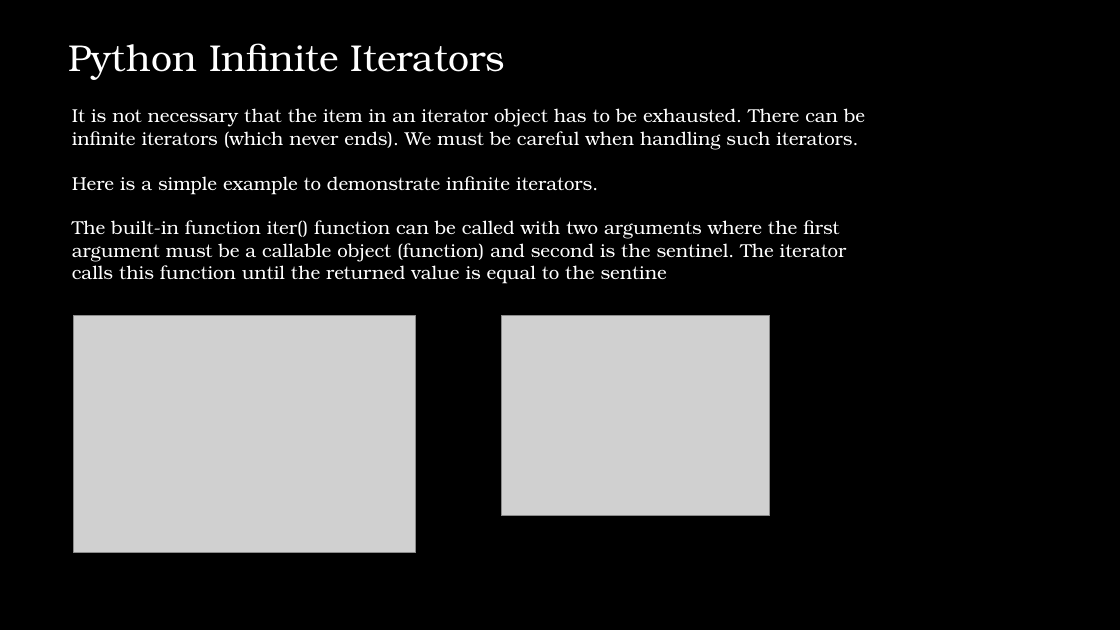
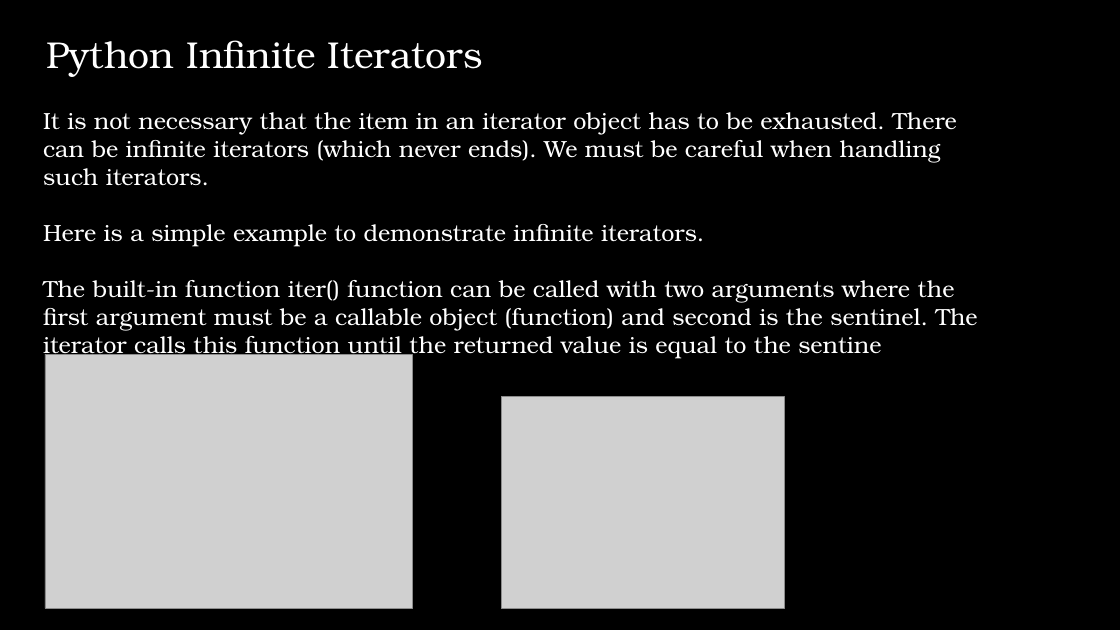
Before and after one commit to IlanSimchon/OOP_2023_Ariel, a slide deck: slide 29 of TA 6/advanced python.pptx. Drawn at 1120x630 pixels with LibreOffice and Linux fonts; fonts in the diff are those of the drawing; grey boxes stand for pictures; background and template pictures are left out. Boxes give left, top, right and bottom in pixels: in the first picture for what was removed or moved away, otherwise in the second. Text is boxed around its words. In the diff, an @@ line names an element or a change of style, - is before the commit and + after.

```diff
--- a/TA 6/advanced python.pptx
+++ b/TA 6/advanced python.pptx
@@ text "Python Infinite Iterators" moved from (x1=69, y1=43, x2=506, y2=80) to (x1=46, y1=40, x2=483, y2=77) @@
@@ text "It is not necessary that ..." moved from (x1=72, y1=108, x2=865, y2=284) to (x1=43, y1=112, x2=978, y2=359) @@
@@ text "It is not necessary that ..." at (x1=43, y1=112, x2=978, y2=359): size 16 to 20 pt @@
@@ picture resized from (x1=73, y1=316, x2=416, y2=553) to (x1=45, y1=355, x2=413, y2=609) @@
@@ picture resized from (x1=502, y1=315, x2=770, y2=516) to (x1=502, y1=397, x2=785, y2=608) @@
```
Also in this commit, not shown: 25 other slides changed, 3 slides added, 4 slides removed.
